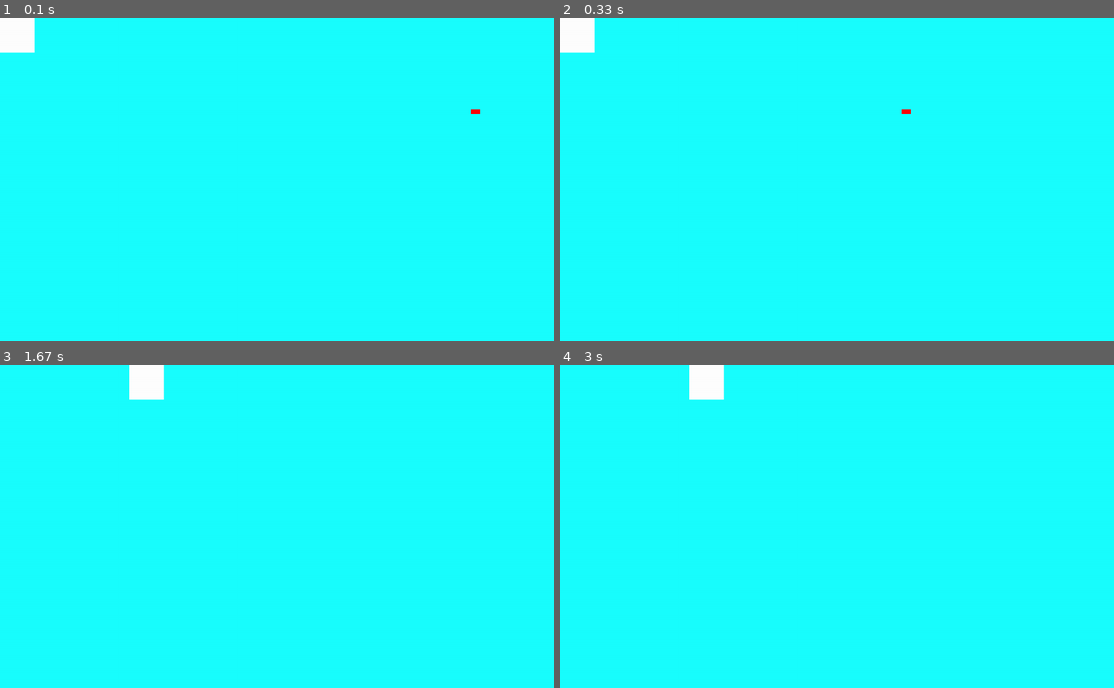
Above: before the commit, frames 1-4 (two rows, left to right).
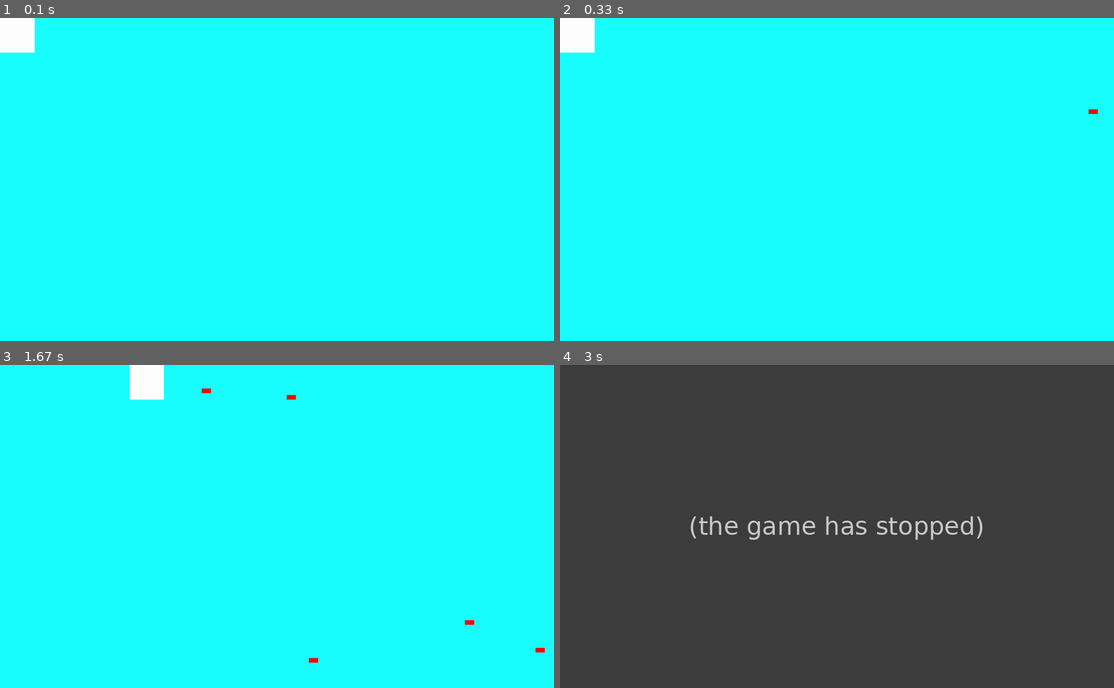
Above: after the commit, the same moments.

Repository: JLo-is-coding/obstacle_game
Game: pygame game, started from main.py
Same seed, same stepped clock (60 frames per second), same inputs: the game is played once before the commit and once after it.
Inputs:
- Up to frame 1 (0.1 s): no input
- Up to frame 2 (0.33 s): no input
- Up to frame 3 (1.67 s): hold Right 0.33-0.8 s; hold Up 0.83-1.13 s; hold Right 1.17-1.63 s
- Up to frame 4 (3 s): no input

The runs differ from the first frame. In frame 1, less than 0.1% of the frame differs, in the area x 85-87%, y 28-30%; in frame 2, less than 0.1%; in frame 3, 0.1%; in frame 4, 100%, in the area x 0-100%, y 0-100%.
After the commit the program exited at 1.8 s; later frames show no game.

Commit message:
repeatedly spawn enemies and collision logic

Diff:
--- a/main.py
+++ b/main.py
@@ -55,7 +55,7 @@
                 random.randint(0, screen_height)
             )
         )
-        self.speed = random.randint(5, 20)
+        self.speed = random.randint(5, 15)
 
     def update(self):
         self.move()
@@ -72,8 +72,14 @@
 
     # --- Object Initialisation ---
     screen = pygame.display.set_mode([screen_width, screen_height])
+
+    add_enemy = pygame.USEREVENT + 1
+    pygame.time.set_timer(add_enemy, 250)
     player = Player()
-    enemy = Enemy()
+
+    enemies = pygame.sprite.Group()
+    all_sprites = pygame.sprite.Group()
+    all_sprites.add(player)
 
     # --- Main Game Loop ---
     running = True
@@ -82,13 +88,22 @@
             if event.type == pygame.QUIT:
                 running = False
 
+            elif event.type == add_enemy:
+                new_enemy = Enemy()
+                enemies.add(new_enemy)
+                all_sprites.add(new_enemy)
+
+        if pygame.sprite.spritecollideany(player, enemies):
+            player.kill()
+            running = False
+
         pressed_keys = pygame.key.get_pressed()
         player.update(pressed_keys)
-        enemy.update()
+        enemies.update()
 
         screen.fill((25, 255, 255))
-        screen.blit(player.surf, player.rect)
-        screen.blit(enemy.surf, enemy.rect)
+        for entity in all_sprites:
+            screen.blit(entity.surf, entity.rect)
         pygame.display.flip()
 
 # --- Call For Main ---
